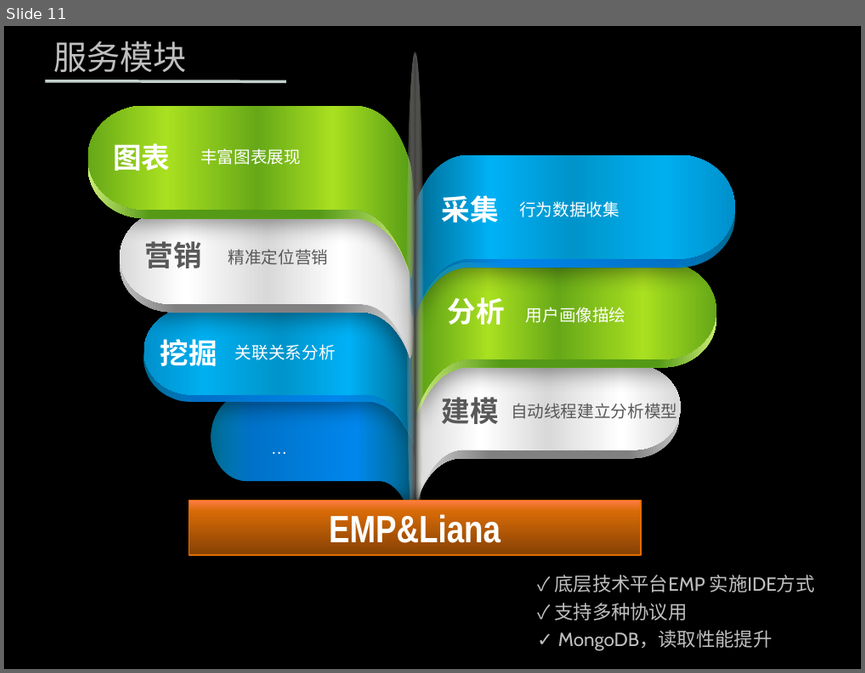
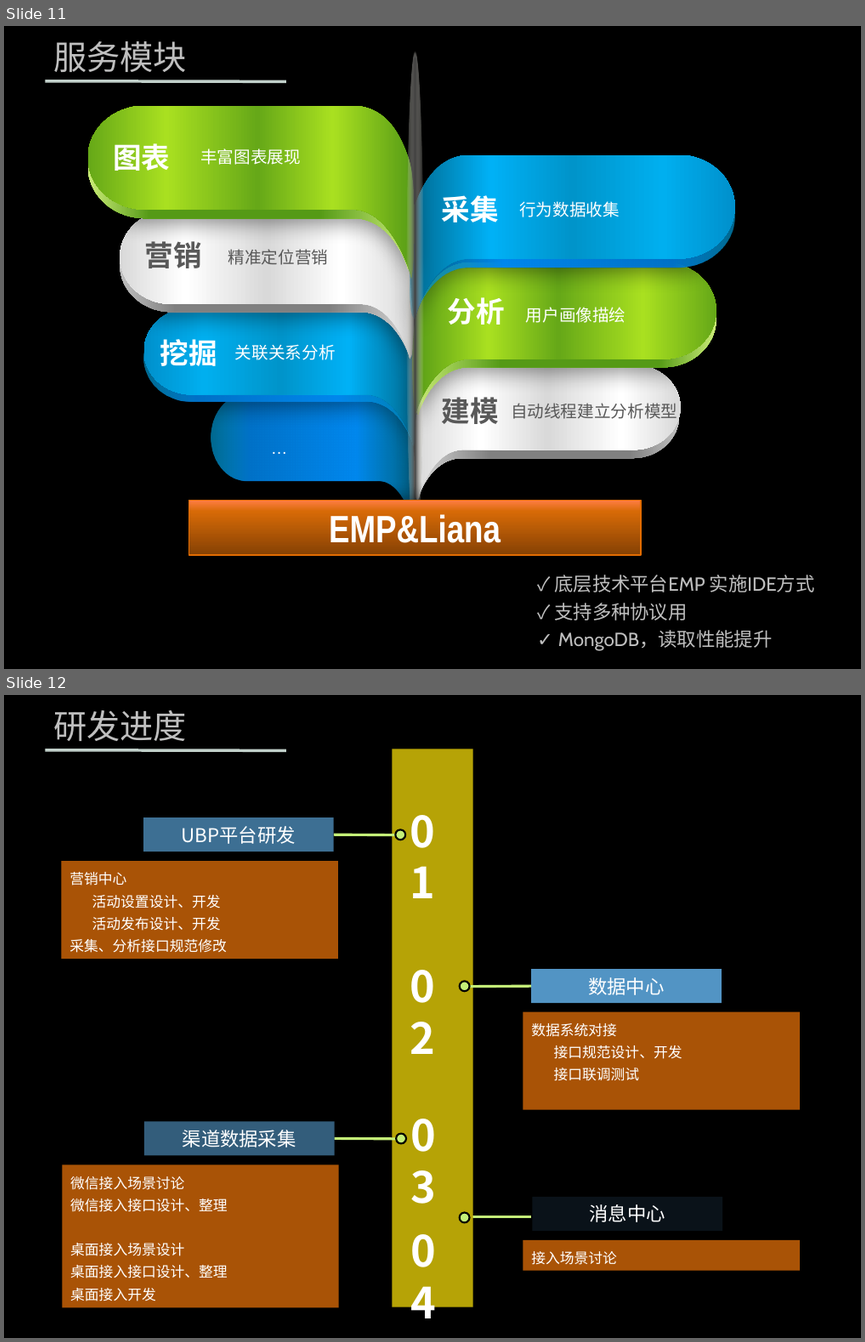
Before and after one commit to zhenghong/UBP, a slide deck: 营销.pptx. Shown one above the other, each under a label of ours: slide 11 before the commit, slides 11 and 12 after it. The pictures are 865x673 and 865x1342 pixels, drawn with LibreOffice and Linux fonts; fonts in the diff are those of the drawing; background and template pictures are left out. Boxes give left, top, right and bottom in pixels: in the first picture for what was removed or moved away, otherwise in the second. Text is boxed around its words. In the diff, an @@ line names an element or a change of style, - is before the commit and + after.

```diff
--- a/营销.pptx
+++ b/营销.pptx
@@ slide 12 added at bbox=[4, 695, 861, 1338], background picture (left out) @@
@@ text added at bbox=[53, 710, 187, 741], 28 pt, text #BFBFBF @@
+研发进度
@@ line added from (45, 750) to (286, 751), #C1D0CA 2.5 pt @@
@@ rectangle added at bbox=[392, 749, 472, 1307], fill #B5A306 @@
@@ rectangle added at bbox=[143, 817, 334, 851], fill #67BAF6 at 60% opacity, 16 pt, text #FFFFFF @@
+UBP平台研发
@@ text added at bbox=[402, 800, 462, 862], 36 pt, text #FFFFFF, bold @@
+01
@@ line added from (334, 834) to (396, 834), #C4F078 2.25 pt @@
@@ ellipse added at bbox=[396, 829, 406, 839], fill #C4F078, outline #000000 1.5 pt @@
@@ rectangle added at bbox=[62, 862, 338, 959], fill #AA5306, 12 pt, text #FFFFFF @@
+营销中心
+活动设置设计、开发
+活动发布设计、开发
+采集、分析接口规范修改
@@ text added at bbox=[402, 955, 462, 1016], 36 pt, text #FFFFFF, bold @@
+02
@@ rectangle added at bbox=[531, 970, 721, 1004], fill #67BAF6 at 80% opacity, 16 pt, text #FFFFFF @@
+数据中心
@@ ellipse added at bbox=[459, 981, 469, 992], fill #C4F078, outline #000000 1.5 pt @@
@@ line added from (531, 986) to (469, 987), #C4F078 2.25 pt @@
@@ rectangle added at bbox=[523, 1012, 800, 1110], fill #A95306, 12 pt, text #FFFFFF @@
+数据系统对接
+接口规范设计、开发
+接口联调测试
@@ rectangle added at bbox=[144, 1121, 335, 1155], fill #67BAF6 at 50% opacity, 16 pt, text #FFFFFF @@
+渠道数据采集
@@ text added at bbox=[402, 1104, 462, 1164], 36 pt, text #FFFFFF, bold @@
+03
@@ line added from (335, 1138) to (397, 1139), #C4F078 2.25 pt @@
@@ ellipse added at bbox=[397, 1134, 407, 1144], fill #C4F078, outline #000000 1.5 pt @@
@@ rectangle added at bbox=[63, 1164, 339, 1308], fill #A95306, 12 pt, text #FFFFFF @@
+微信接入场景讨论
+微信接入接口设计、整理
+桌面接入场景设计
+桌面接入接口设计、整理
+桌面接入开发
@@ rectangle added at bbox=[533, 1197, 723, 1231], fill #67BAF6 at 10% opacity, 16 pt, text #FFFFFF @@
+消息中心
@@ text added at bbox=[402, 1219, 462, 1280], 36 pt, text #FFFFFF, bold @@
+04
@@ ellipse added at bbox=[459, 1213, 469, 1223], fill #C4F078, outline #000000 1.5 pt @@
@@ line added from (531, 1217) to (469, 1217), #C4F078 2.25 pt @@
@@ rectangle added at bbox=[523, 1240, 800, 1270], fill #A95306, 12 pt, text #FFFFFF @@
+接入场景讨论
```
Also in this commit, not shown: 1 slide changed, 1 other file.
